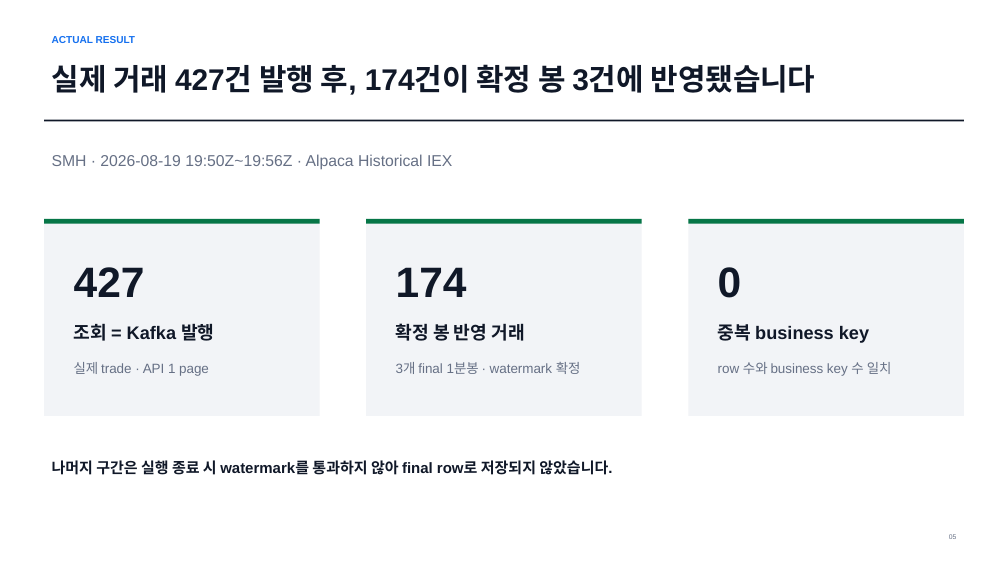
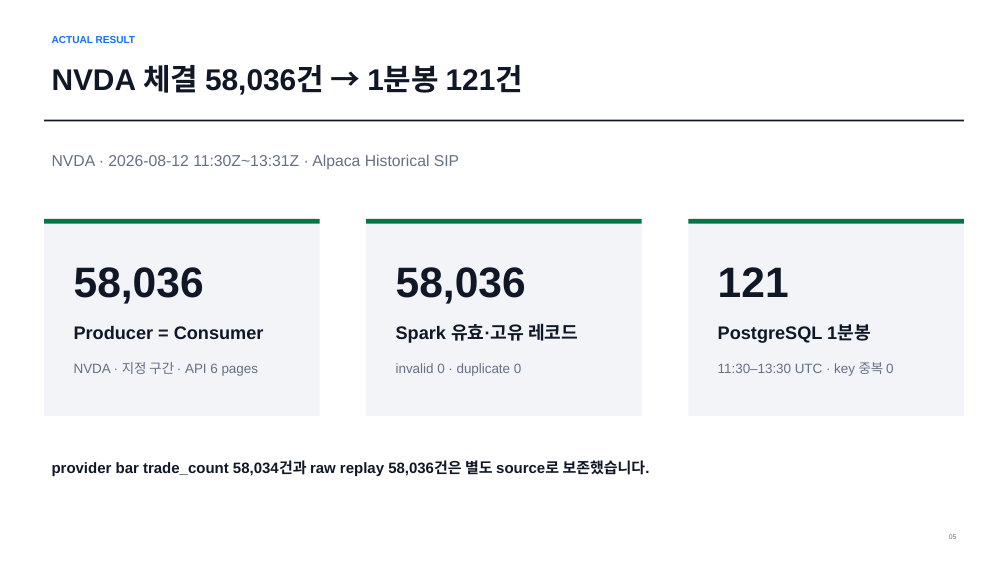
Before and after one commit to hjh6709/us-market-intelligence-pipeline, a slide deck: slide 5 of docs/presentation/us-market-pipeline-assignment.pptx. Drawn at 1008x567 pixels with LibreOffice and Linux fonts; fonts in the diff are those of the drawing. Boxes give left, top, right and bottom in pixels: in the first picture for what was removed or moved away, otherwise in the second. Text is boxed around its words. In the diff, an @@ line names an element or a change of style, - is before the commit and + after.

Commit message:
docs: refine kafka spark assignment evidence

```diff
--- a/docs/presentation/us-market-pipeline-assignment.pptx
+++ b/docs/presentation/us-market-pipeline-assignment.pptx
@@ text at (52, 65, 523, 95): text changed @@
-실제 거래 427건 발행 후, 174건이 확정 봉 3건에 반영됐습니다
+NVDA 체결 58,036건 → 1분봉 121건
@@ text at (52, 154, 459, 169): text changed @@
-SMH · 2026-08-19 19:50Z~19:56Z · Alpaca Historical IEX
+NVDA · 2026-08-12 11:30Z~13:31Z · Alpaca Historical SIP
@@ text at (74, 267, 204, 304): text changed @@
-427
+58,036
@@ text at (396, 267, 526, 304): text changed @@
-174
+58,036
@@ text at (718, 267, 789, 297): text changed @@
-0
+121
@@ text at (74, 326, 264, 339): text changed @@
-조회 = Kafka 발행
+Producer = Consumer
@@ text at (396, 323, 578, 343): text changed @@
-확정 봉 반영 거래
+Spark 유효·고유 레코드
@@ text at (718, 325, 871, 343): text changed @@
-중복 business key
+PostgreSQL 1분봉
@@ text at (74, 362, 258, 376): text changed @@
-실제 trade · API 1 page
+NVDA · 지정 구간 · API 6 pages
@@ text at (396, 363, 521, 376): text changed @@
-3개 final 1분봉 · watermark 확정
+invalid 0 · duplicate 0
@@ text at (718, 362, 893, 376): text changed @@
-row 수와 business key 수 일치
+11:30–13:30 UTC · key 중복 0
@@ text at (52, 460, 650, 476): text changed @@
-나머지 구간은 실행 종료 시 watermark를 통과하지 않아 final row로 저장되지 않았습니다.
+provider bar trade_count 58,034건과 raw replay 58,036건은 별도 source로 보존했습니다.
```
Also in this commit, not shown: 5 other slides changed, 7 other files.
